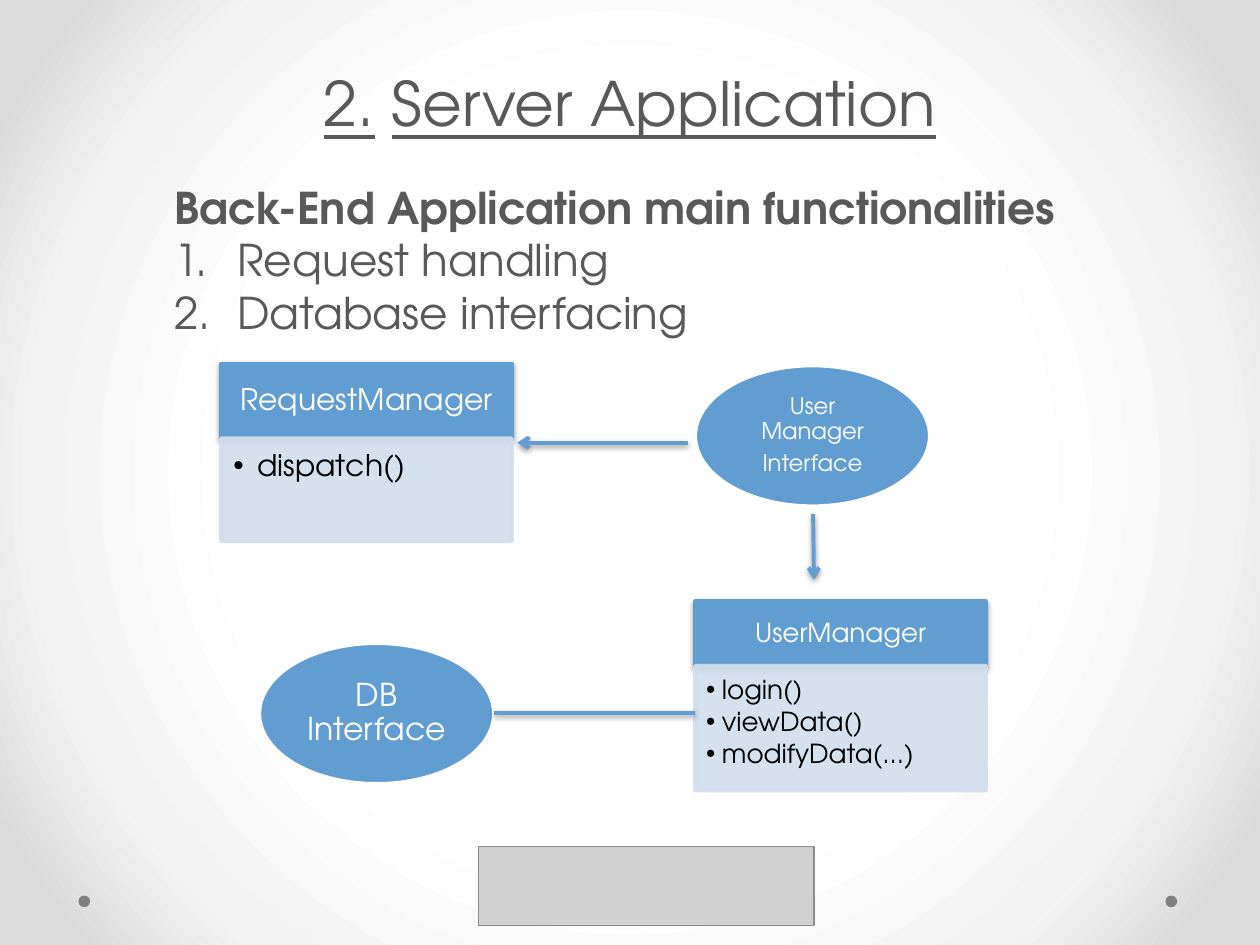
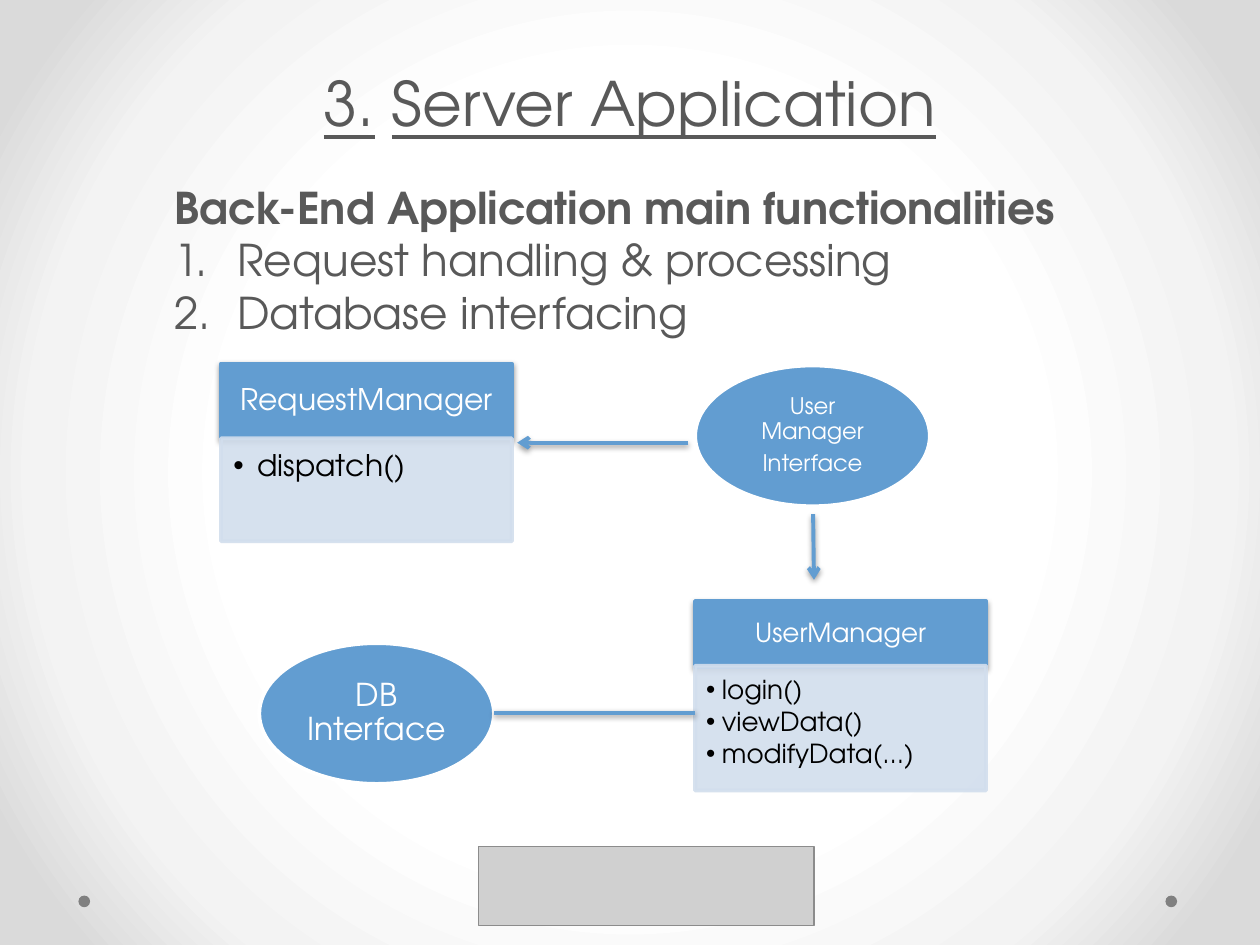
Before and after one commit to yangi92/SE2_PowerEnJoy, a slide deck: slide 11 of PP/PresentationDD.pptx (slide 10 before the commit). Drawn at 1260x945 pixels with LibreOffice and Linux fonts; fonts in the diff are those of the drawing; grey boxes stand for pictures. Boxes give left, top, right and bottom in pixels: in the first picture for what was removed or moved away, otherwise in the second. Text is boxed around its words. In the diff, an @@ line names an element or a change of style, - is before the commit and + after.

```diff
--- a/PP/PresentationDD.pptx
+++ b/PP/PresentationDD.pptx
@@ title at (x1=324, y1=80, x2=935, y2=139): text changed @@
-2. Server Application
+3. Server Application
@@ text at (x1=237, y1=231, x2=892, y2=297): text changed @@
-1. Request handling
+1. Request handling & processing
```
Also in this commit, not shown: 6 other slides changed, 4 slides added.
